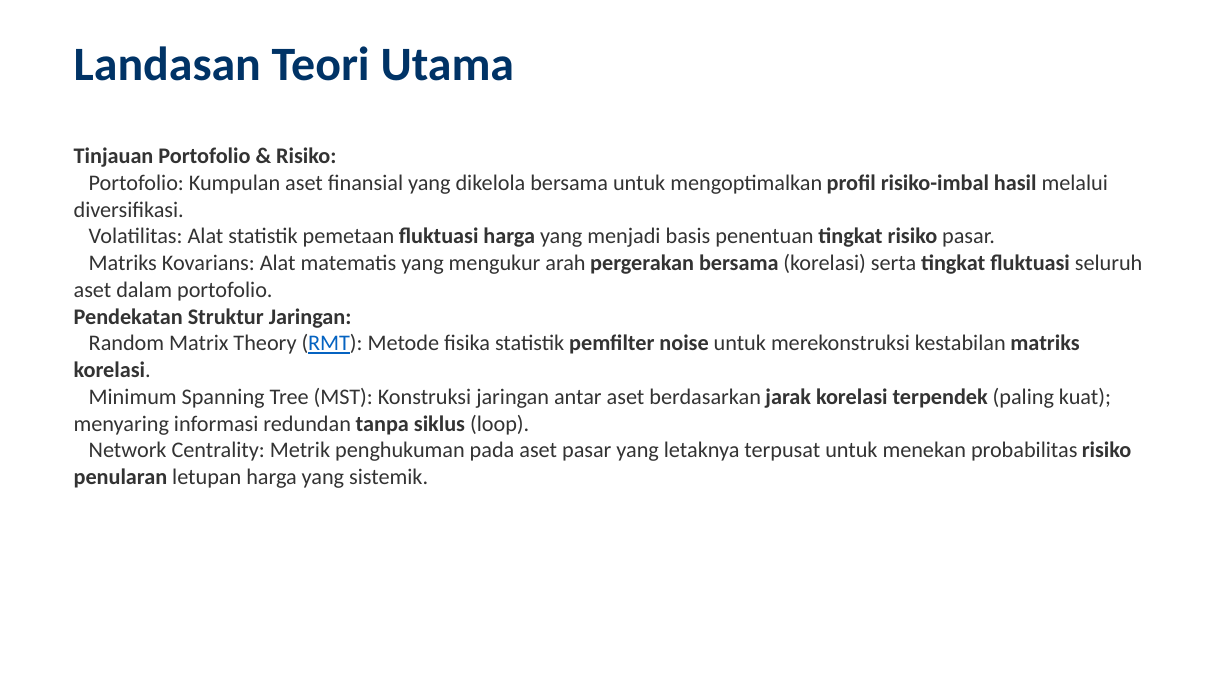
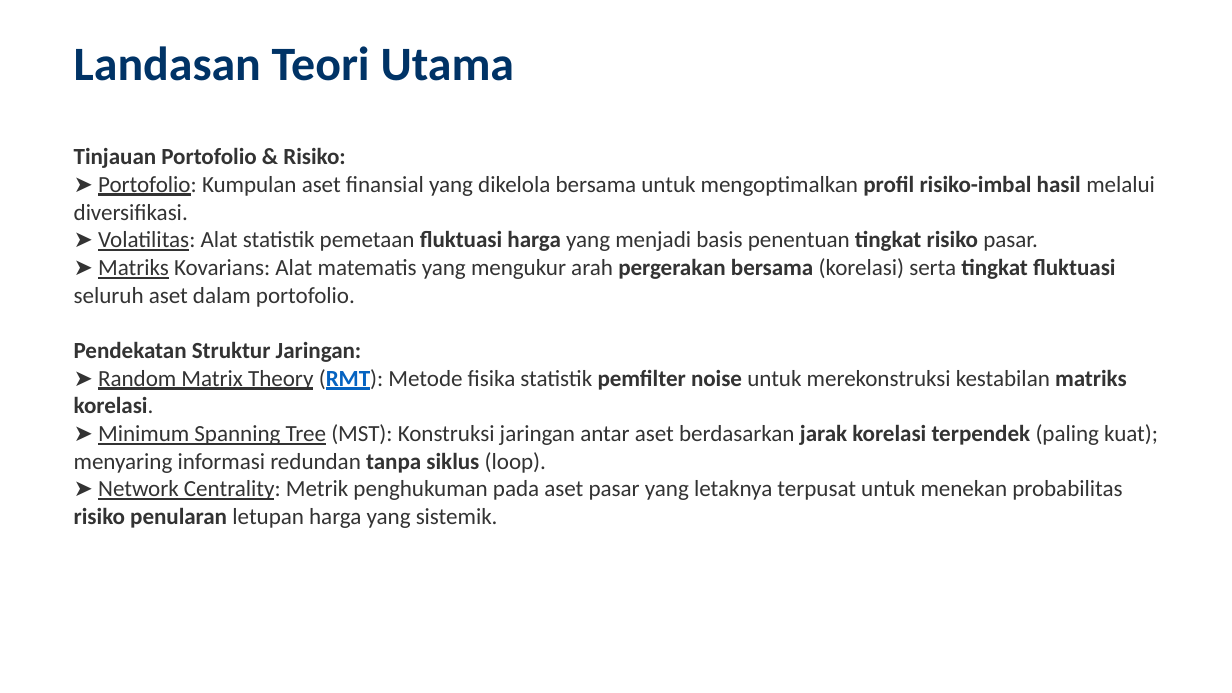
Before and after one commit to ragilrojo/RepoThesis, a slide deck: slide 4 of Presentasi_Proposal_Update.pptx. Drawn at 1232x693 pixels with LibreOffice and Linux fonts; fonts in the diff are those of the drawing. Boxes give left, top, right and bottom in pixels: in the first picture for what was removed or moved away, otherwise in the second. Text is boxed around its words. In the diff, an @@ line names an element or a change of style, - is before the commit and + after.

```diff
--- a/Presentasi_Proposal_Update.pptx
+++ b/Presentasi_Proposal_Update.pptx
@@ text at <box>74,147,362,362</box>: size 13 to 13.5 pt in "Tinjauan Portofolio & Risiko:", "Pendekatan Struktur Jaringan:" @@
@@ text at <box>74,175,1155,307</box>: text changed; size 13 to 13.5 pt @@
-• Portofolio: Kumpulan aset finansial yang dikelola bersama untuk mengoptimalkan profil risiko-imbal hasil melalui diversifikasi.
-• Volatilitas: Alat statistik pemetaan fluktuasi harga yang menjadi basis penentuan tingkat risiko pasar.
-• Matriks Kovarians: Alat matematis yang mengukur arah pergerakan bersama (korelasi) serta tingkat fluktuasi seluruh aset dalam portofolio.
+➤ Portofolio: Kumpulan aset finansial yang dikelola bersama untuk mengoptimalkan profil risiko-imbal hasil melalui diversifikasi.
+➤ Volatilitas: Alat statistik pemetaan fluktuasi harga yang menjadi basis penentuan tingkat risiko pasar.
+➤ Matriks Kovarians: Alat matematis yang mengukur arah pergerakan bersama (korelasi) serta tingkat fluktuasi seluruh aset dalam portofolio.
@@ text at <box>74,369,1158,528</box>: text changed; size 13 to 13.5 pt @@
-• Random Matrix Theory (RMT): Metode fisika statistik pemfilter noise untuk merekonstruksi kestabilan matriks korelasi.
-• Minimum Spanning Tree (MST): Konstruksi jaringan antar aset berdasarkan jarak korelasi terpendek (paling kuat); menyaring informasi redundan tanpa siklus (loop).
-• Network Centrality: Metrik penghukuman pada aset pasar yang letaknya terpusat untuk menekan probabilitas risiko penularan letupan harga yang sistemik.
+➤ Random Matrix Theory (RMT): Metode fisika statistik pemfilter noise untuk merekonstruksi kestabilan matriks korelasi.
+➤ Minimum Spanning Tree (MST): Konstruksi jaringan antar aset berdasarkan jarak korelasi terpendek (paling kuat); menyaring informasi redundan tanpa siklus (loop).
+➤ Network Centrality: Metrik penghukuman pada aset pasar yang letaknya terpusat untuk menekan probabilitas risiko penularan letupan harga yang sistemik.
```
Also in this commit, not shown: 3 other slides changed, 3 other files.
